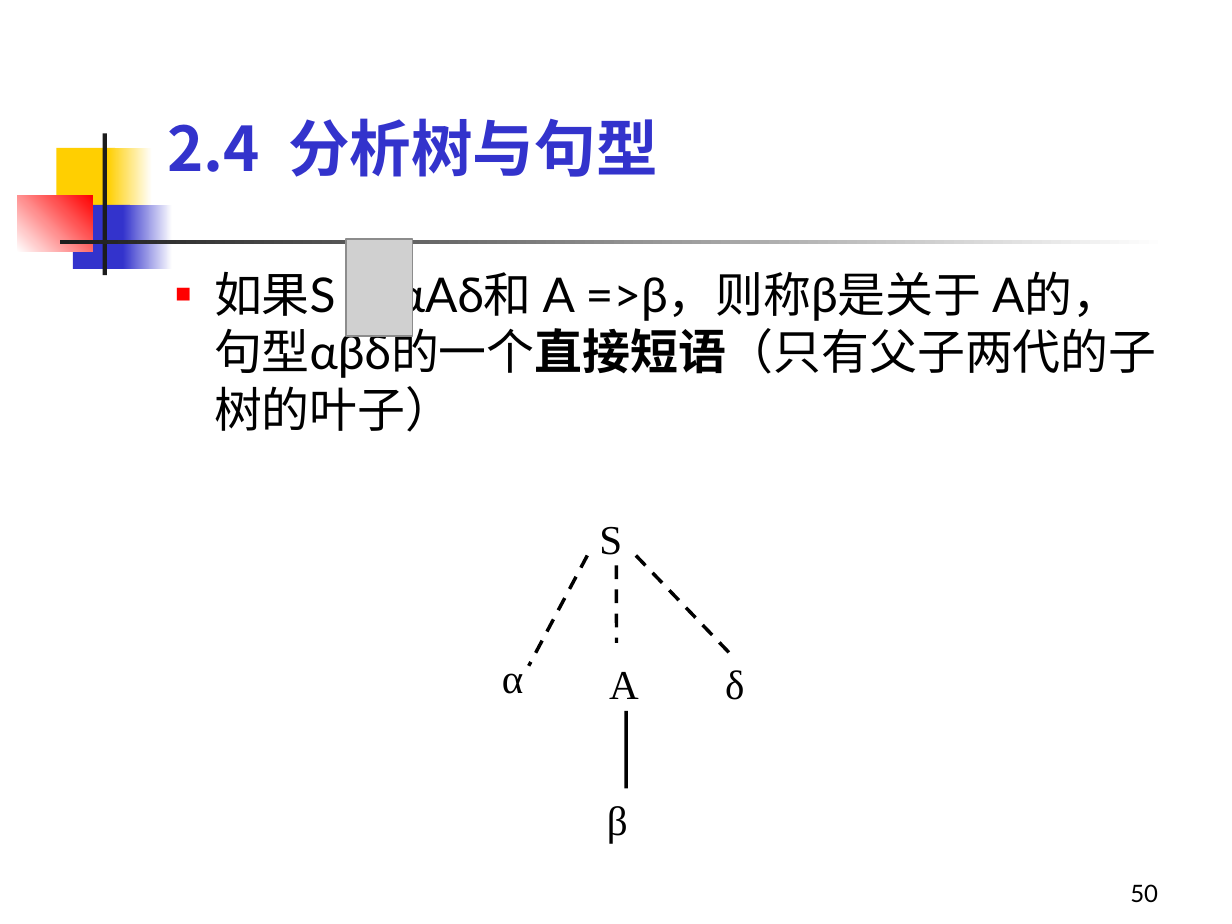
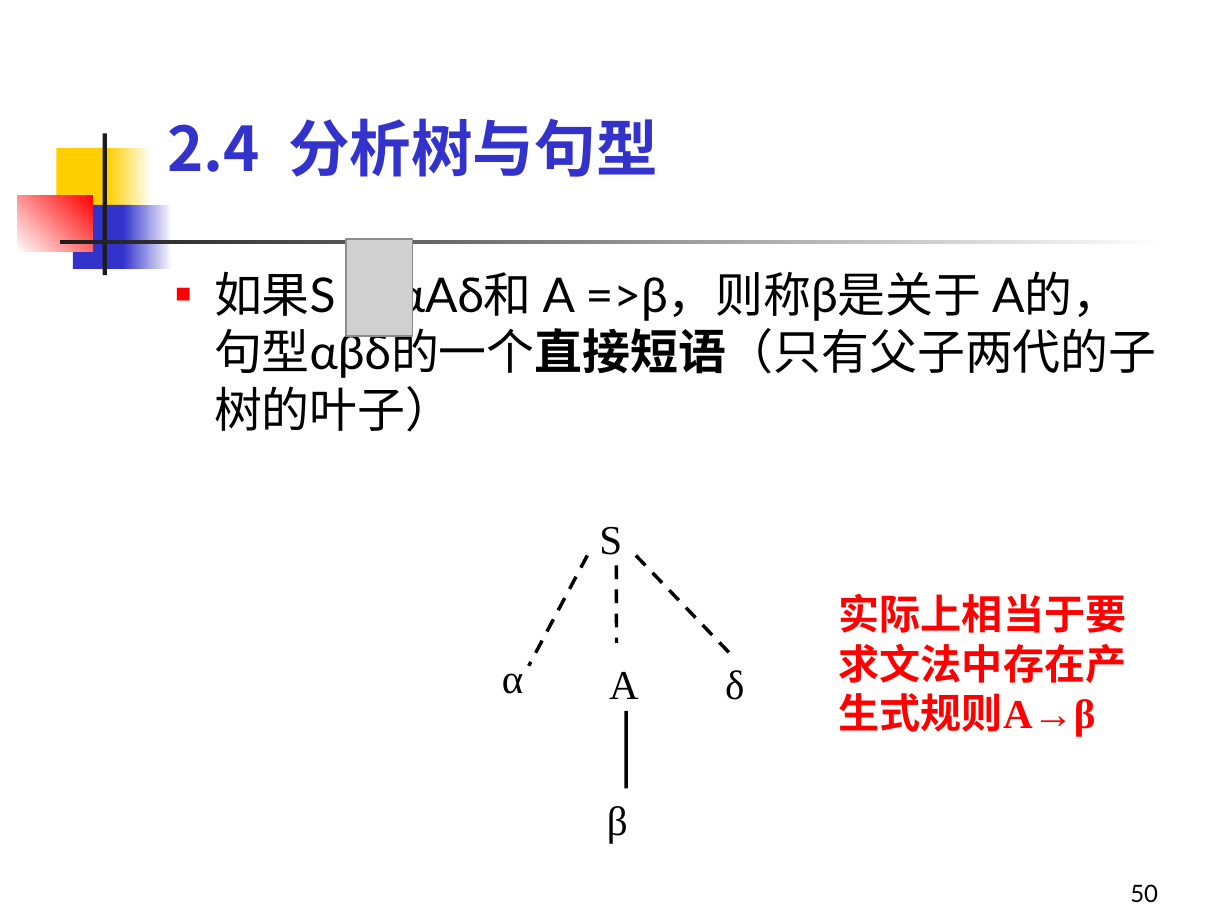
Before and after one commit to sonderlau/HzieeSurvivalGuide, a slide deck: slide 50 of Y1 Seminar II/编译原理/PPT/第2章 文法与语言.ppt. Drawn at 1232x924 pixels with LibreOffice and Linux fonts; fonts in the diff are those of the drawing; grey boxes stand for pictures. Boxes give left, top, right and bottom in pixels: in the first picture for what was removed or moved away, otherwise in the second. Text is boxed around its words. In the diff, an @@ line names an element or a change of style, - is before the commit and + after.

```diff
--- a/Y1 Seminar II/编译原理/PPT/第2章 文法与语言.ppt
+++ b/Y1 Seminar II/编译原理/PPT/第2章 文法与语言.ppt
@@ text added at [839,593,1126,737], 24 pt, text #FF0000, bold @@
+实际上相当于要求文法中存在产生式规则A→β
```
Also in this commit, not shown: 2 other slides changed, 11 other files.
